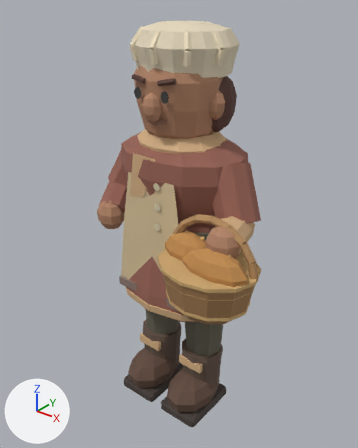
Two versions of the glTF model assets/models/props/bread_carrier.glb, one commit apart.
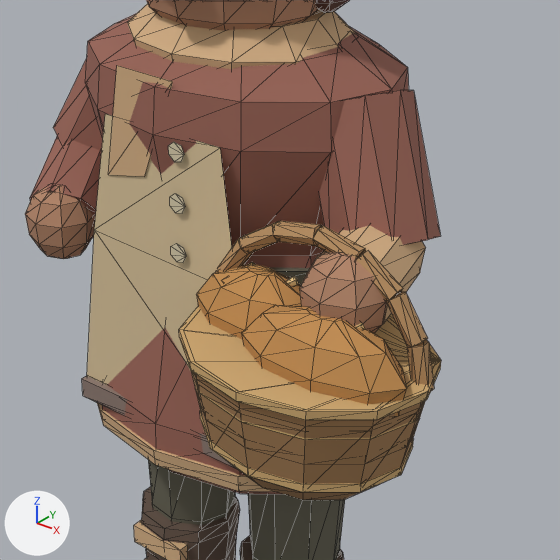
There are two pictures of each version: one whole from a 50 mm camera at (1.013, -1.275, 1.558) aimed at (0.021, -0.035, 0.789), one close up on the part from 24% to 86% of the width and 28% to 78% of the height. The axes (+X, +Y, +Z) are drawn at lower left. The lights are the same throughout. The older version's two pictures come first. The close-ups show mesh edges as thin lines. Where no turn or scale is listed for an object, it has been applied to the vertices. Vertices at exactly the same position are counted once.

In view in the first close-up: 'Coat and head', 'Hip.L', 'Hip.R', 'Shoulder.R'.
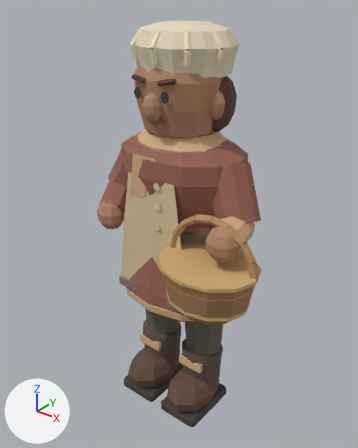
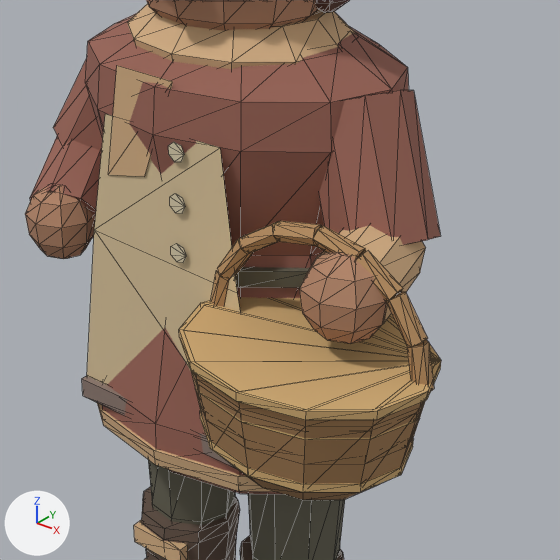
What differs and where, as boxes [x1, y1, x2, y2] in the close-ups (560 x 560 px):
```json
{"part": 1, "of": "me_shoulder_r", "change": "deleted", "before": [196, 262, 407, 416], "on screen": "orange"}
```

Scene script edits in JSON lines:
```json
{"block": "me_shoulder_r", "where": "# used by ob_shoulder_r; location = (0.191, 0.004, 1.028)"}
{"op": "remove", "block": "me_shoulder_r", "code": "me_shoulder_r.from_pydata(...)  # 458 vertices, 856 faces; spans x -0.116..0.226, y -0.314..0.068, z -0.421..0.031"}
{"op": "add", "block": "me_shoulder_r", "code": "me_shoulder_r.from_pydata(...)  # 310 vertices, 584 faces; spans x -0.116..0.226, y -0.314..0.068, z -0.421..0.031"}
{"block": "me_shoulder_r", "change": "me_shoulder_r part 1: 6 loose pieces with 148 vertices, spanning x -0.116..0.217, y -0.26..-0.111, z -0.324..-0.182, are deleted"}
```
